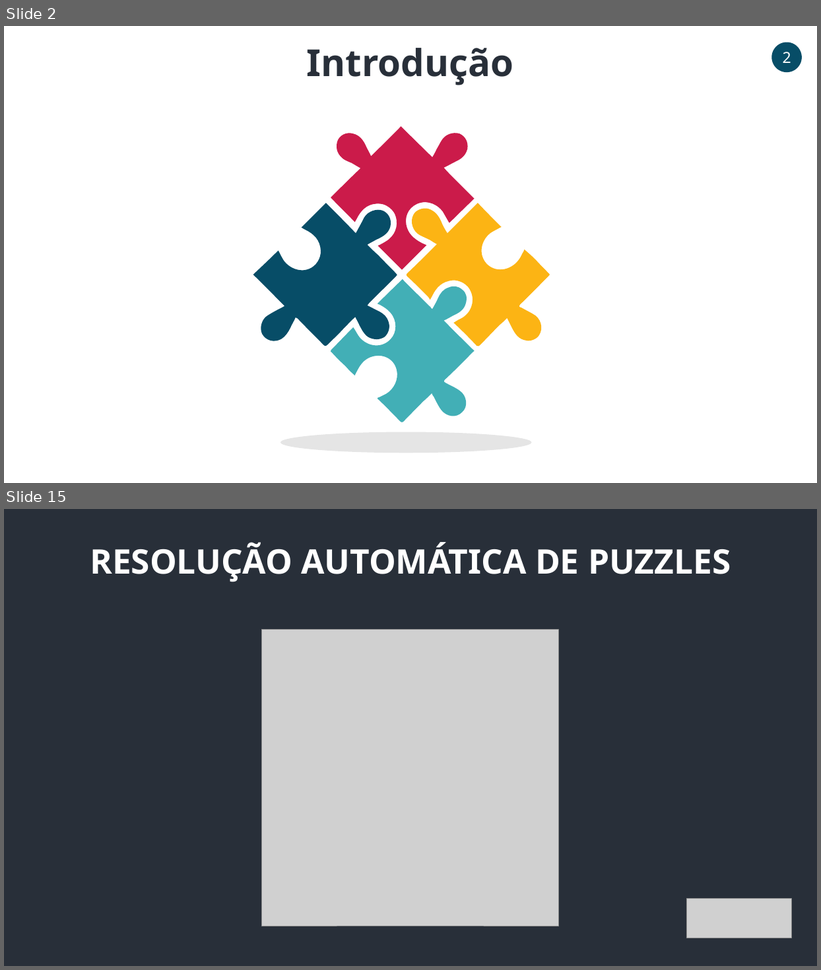
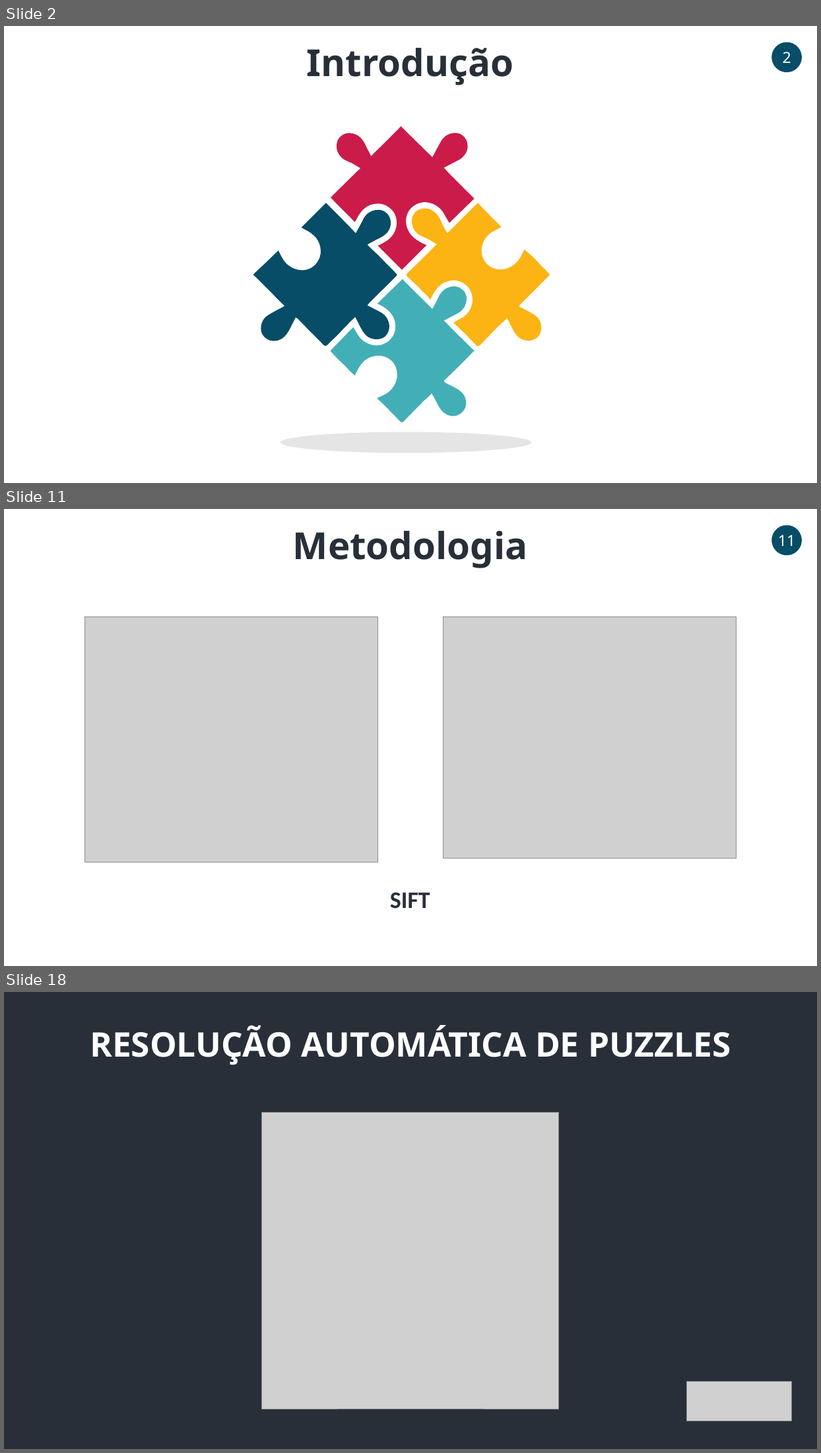
Before and after one commit to PedroCarvalho98/VC2021_22, a slide deck: Project/ApresentacaoFinal.pptx. Shown one above the other, each under a label of ours: slides 2 and 15 before the commit, slides 2, 11 and 18 after it; the slides between them are not shown. The pictures are 821x970 and 821x1453 pixels, drawn with LibreOffice and Linux fonts; fonts in the diff are those of the drawing; grey boxes stand for pictures. Boxes give left, top, right and bottom in pixels: in the first picture for what was removed or moved away, otherwise in the second. Text is boxed around its words. In the diff, an @@ line names an element or a change of style, - is before the commit and + after.

```diff
--- a/Project/ApresentacaoFinal.pptx
+++ b/Project/ApresentacaoFinal.pptx
@@ slide 11 added at bbox=[4, 509, 817, 966], background #FFFFFF @@
@@ ellipse added at bbox=[772, 525, 802, 555], fill #074D67, 18 pt, text #FFFFFF @@
+11
@@ text added at bbox=[293, 531, 528, 568], 44 pt, text #282F39, bold @@
+Metodologia
@@ picture added at bbox=[85, 617, 378, 862] @@
@@ picture added at bbox=[443, 617, 737, 859] @@
@@ text added at bbox=[390, 892, 430, 909], 28 pt, text #282F39, bold @@
+SIFT
@@ what was slide 15 is now slide 18 @@
```
Also in this commit, not shown: 10 slides changed, 4 other slides added, 2 slides removed.
